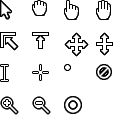
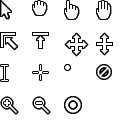
Comparing the layer stacks of the two 128x128 images. Changes:
painted on "Layer #5" over [1, 3, 112, 51]
painted on "Layer #4" over [7, 3, 109, 20]
added layer "Layer #7" (69%) above "Layer #3" over [1, 0, 109, 56]
painted on "Layer #3" over [1, 0, 109, 56]
painted on "Layer #2" over [4, 3, 110, 20]
painted on "Layer #1" over [5, 0, 111, 20]
painted on "Layer" over [4, 0, 111, 20]
